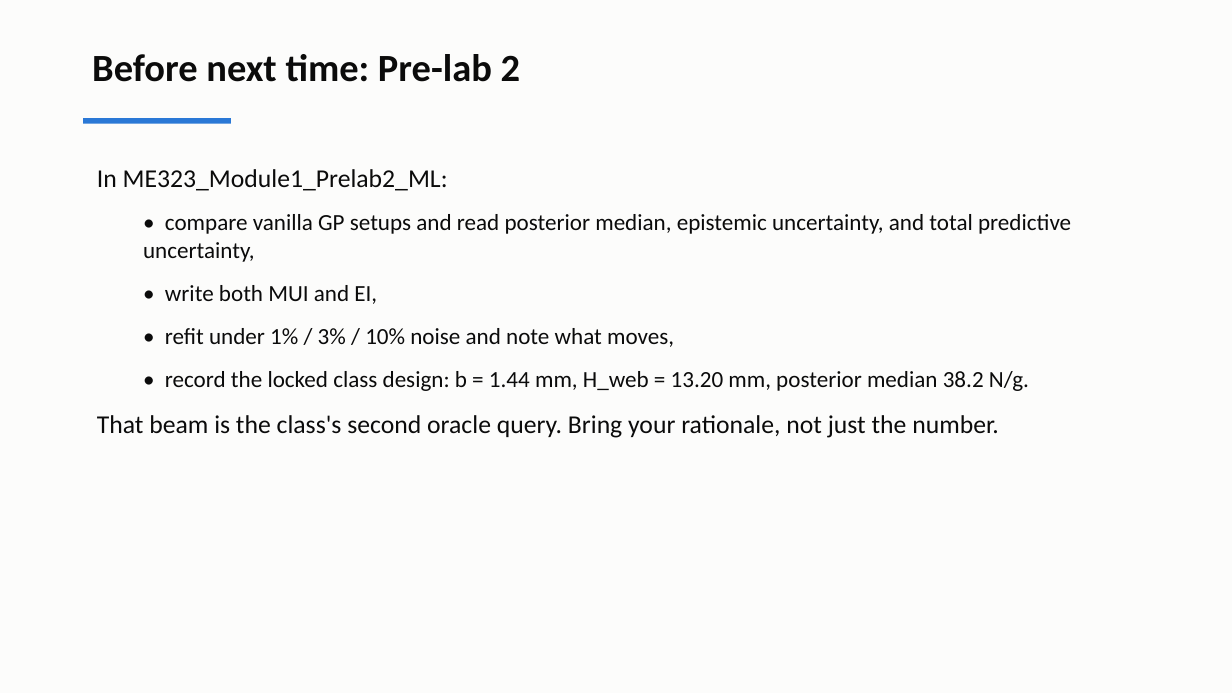
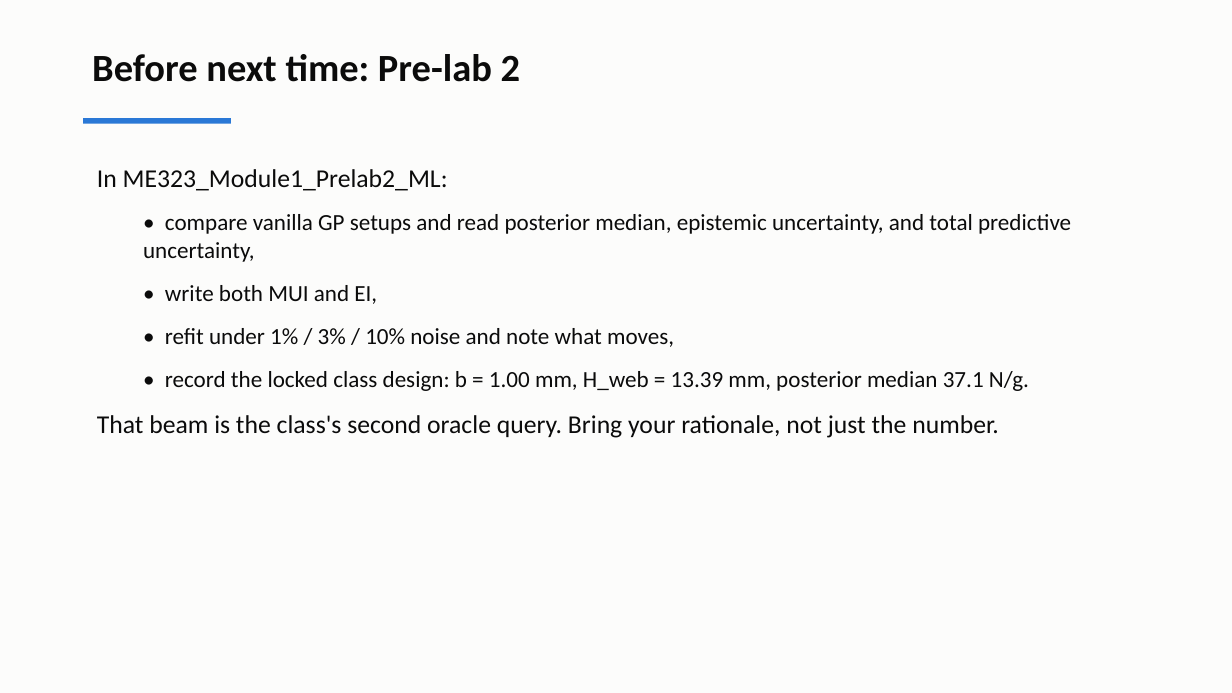
Before and after one commit to andrewvoss8-boop/core-me-data-science-activities-public, a slide deck: slide 22 of me323/Module1_drafts/ME323_Module1_Lecture2.pptx (slide 20 before the commit). Drawn at 1232x693 pixels with LibreOffice and Linux fonts; fonts in the diff are those of the drawing. Boxes give left, top, right and bottom in pixels: in the first picture for what was removed or moved away, otherwise in the second. Text is boxed around its words. In the diff, an @@ line names an element or a change of style, - is before the commit and + after.

```diff
--- a/me323/Module1_drafts/ME323_Module1_Lecture2.pptx
+++ b/me323/Module1_drafts/ME323_Module1_Lecture2.pptx
@@ text at (165, 371, 1029, 391): text changed @@
-  • record the locked class design: b = 1.44 mm, H_web = 13.20 mm, posterior median 38.2 N/g.
+  • record the locked class design: b = 1.00 mm, H_web = 13.39 mm, posterior median 37.1 N/g.
```
Also in this commit, not shown: 4 other slides changed, 2 slides added, 20 other files.
